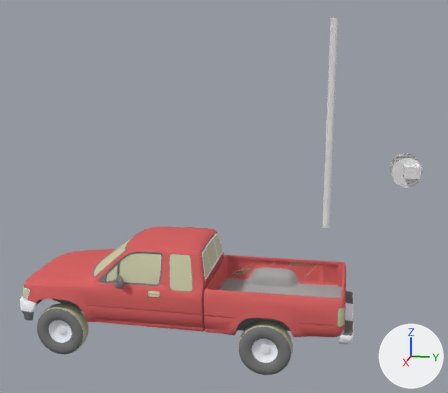
Two versions of the Blender file sources/Zu23.blend, one commit apart.
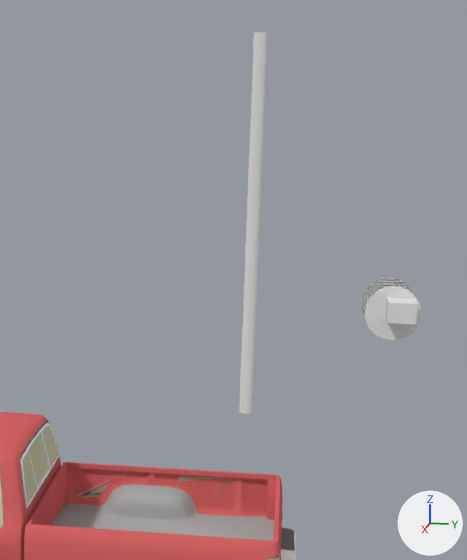
The first picture shows the older version from a camera (50 mm lens) standing at (3.13, 0.83, 1.64) and looking at (-0.07, 0.19, 0.84). The close-ups show both versions on the part from 43% to 100% of the width and 0% to 79% of the height of that picture. Arrows for +X, +Y and +Z are at lower right; the lights stay in place.

Names of what the first close-up shows: 'Cube', 'Cylinder.002', 'Cylinder.003', 'Group#3_001', 'Group#3_003', 'Group_005', 'Group_006'.
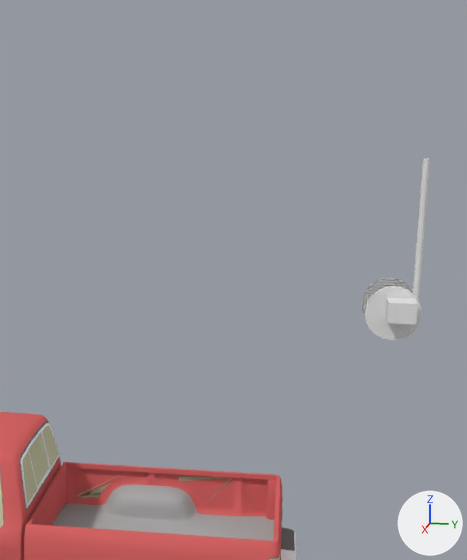
Patch to the scene script:
```diff
--- a/sources/Zu23.blend.py
+++ b/sources/Zu23.blend.py
@@ ob_cylinder_003 @@
 ob_cylinder_003 = bpy.data.objects.new('Cylinder.003', me_cylinder_001)
-ob_cylinder_003.location = (-0.293, 0.728, 1.201)
-ob_cylinder_003.scale = (-0.01, 0.02, 0.57)
+ob_cylinder_003.location = (-0.342, 1.217, 1.196)
+ob_cylinder_003.scale = (-0.01, -0.01, 0.22)
```

Where the change shows, as pixel boxes (x1, y1, x2, y2) in the close-ups (467 x 560 px):
'Cylinder.003', moved, rescaled (40% narrower, 62% shorter)
    before: (239, 32, 268, 414)
    after: (413, 158, 430, 301)
